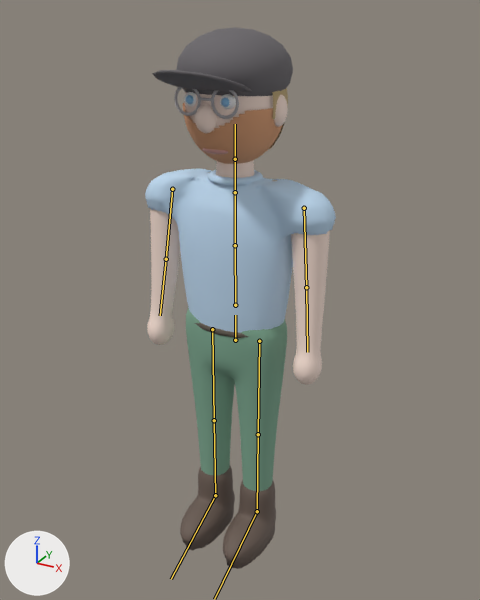
What one commit did to the glTF model assets/chars/marian.glb.
Rendered twice from a 50 mm lens placed at (1.14, -2.038, 2.125), pointed at (0.03, -0.02, 1.116). Every picture has the same lights, and +X, +Y and +Z are marked at lower left. The first picture is the older version. The bones that change are drawn over the model as lines.

Objects in the first picture: 'Guertel', 'Hals', 'Haut_Koerper', 'Hose', 'Kopf_Gruppe', 'Kragen', 'Schuh_L', 'Schuh_R', 'Shirt'.
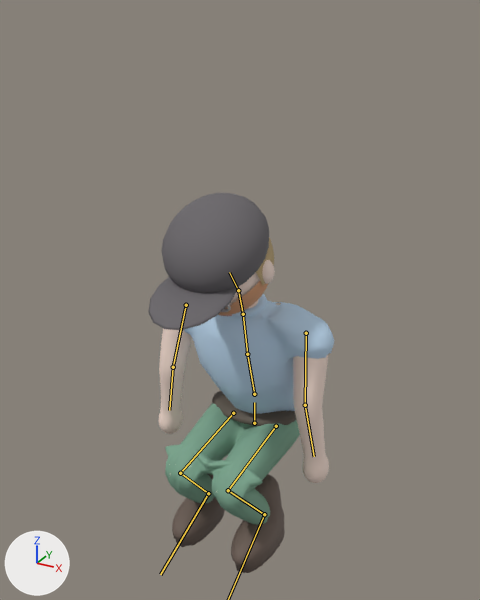
The newer file adds an action. The first version stands in its rest pose; the second is drawn at frame 31 of the action 'Squat'.

Not visible in the pictures: 'Beine'.

Where the change shows, as pixel boxes [x1, y1, x2, y2] in the pictures (480 x 600 px):
'Shirt', posed
    before: [145, 169, 336, 333]
    after: [184, 299, 334, 414]
'Kopf_Gruppe', posed (10% narrower)
    before: [152, 27, 293, 164]
    after: [148, 193, 275, 330]
'Hose', posed (33% wider, 33% shorter)
    before: [186, 308, 287, 491]
    after: [165, 403, 300, 525]
'Haut_Koerper', posed (7% narrower, 12% shorter)
    before: [147, 208, 330, 385]
    after: [159, 328, 329, 483]
'Schuh_L', posed
    before: [223, 480, 276, 569]
    after: [231, 474, 285, 573]
'Schuh_R', posed
    before: [180, 466, 235, 551]
    after: [172, 459, 225, 547]
'HoseDown', now drawn
    after: [165, 445, 270, 515]
'Guertel', posed
    before: [195, 323, 248, 338]
    after: [212, 391, 297, 426]
'Kragen', posed
    before: [208, 170, 263, 186]
    after: [232, 294, 267, 317]
'Hals', posed (mostly hidden afterwards)
    before: [216, 160, 254, 178]
    after: [247, 300, 258, 309]
bone 'Hips', root to tip
    before: (235, 340) to (235, 315)
    after: (254, 423) to (254, 402)
bone 'Spine', root to tip
    before: (235, 305) to (235, 245)
    after: (254, 394) to (247, 354)
bone 'Chest', root to tip
    before: (235, 245) to (235, 192)
    after: (247, 354) to (243, 314)
bone 'Neck', root to tip
    before: (235, 192) to (235, 159)
    after: (243, 314) to (238, 290)
bone 'Head', root to tip
    before: (235, 159) to (235, 124)
    after: (238, 290) to (229, 272)
bone 'UpperArm.L', root to tip
    before: (304, 208) to (306, 287)
    after: (306, 333) to (305, 405)
bone 'LowerArm.L', root to tip
    before: (306, 287) to (307, 352)
    after: (305, 405) to (314, 456)
bone 'UpperArm.R', root to tip
    before: (172, 189) to (166, 259)
    after: (186, 305) to (173, 367)
bone 'LowerArm.R', root to tip
    before: (166, 259) to (160, 315)
    after: (173, 367) to (169, 410)
bone 'UpperLeg.L', root to tip
    before: (259, 341) to (258, 434)
    after: (276, 426) to (228, 490)
bone 'LowerLeg.L', root to tip
    before: (258, 434) to (257, 511)
    after: (228, 490) to (264, 514)
bone 'UpperLeg.R', root to tip
    before: (212, 329) to (214, 420)
    after: (233, 413) to (180, 473)
bone 'LowerLeg.R', root to tip
    before: (214, 420) to (215, 495)
    after: (180, 473) to (208, 493)
bone 'Foot.R', root to tip
    before: (215, 495) to (171, 579)
    after: (208, 493) to (160, 574)

What the commit changed:
Bone 'Hips' (bone_hips) moves from (0.0, 0.0, 0.0) to (0.0, -0.49, -0.17).
Bone 'Spine' (bone_spine) turns from (0, 0, 0) to (17, 0, 0) degrees about its own x, y and z.
Bone 'Chest' (bone_chest) turns from (0, 0, 0) to (-6, 0, 0) degrees about its own x, y and z.
Bone 'Neck' (bone_neck) turns from (0, 0, 0) to (6, 0, 0) degrees about its own x, y and z.
Bone 'Head' (bone_head) turns from (0, 0, 0) to (18, 0, 0) degrees about its own x, y and z.
Bone 'UpperArm.L' (bone_upperarm_l) turns from (0, 0, 0) to (-20, 0, -4) degrees about its own x, y and z.
Bone 'LowerArm.L' (bone_lowerarm_l) turns from (0, 0, 0) to (20, 0, 0) degrees about its own x, y and z.
Bone 'UpperArm.R' (bone_upperarm_r) turns from (0, 0, 0) to (-20, 0, 4) degrees about its own x, y and z.
Bone 'LowerArm.R' (bone_lowerarm_r) turns from (0, 0, 0) to (20, 0, 0) degrees about its own x, y and z.
Bone 'UpperLeg.L' (bone_upperleg_l) turns from (0, 0, 0) to (-85, 0, -6) degrees about its own x, y and z.
Bone 'LowerLeg.L' (bone_lowerleg_l) turns from (0, 0, 0) to (125, 0, 0) degrees about its own x, y and z.
Bone 'Foot.L' (bone_foot_l) turns from (0, 0, 0) to (-40, 0, 0) degrees about its own x, y and z.
Bone 'UpperLeg.R' (bone_upperleg_r) turns from (0, 0, 0) to (-85, 0, 6) degrees about its own x, y and z.
Bone 'LowerLeg.R' (bone_lowerleg_r) turns from (0, 0, 0) to (125, 0, 0) degrees about its own x, y and z.
Bone 'Foot.R' (bone_foot_r) turns from (0, 0, 0) to (-40, 0, 0) degrees about its own x, y and z.
